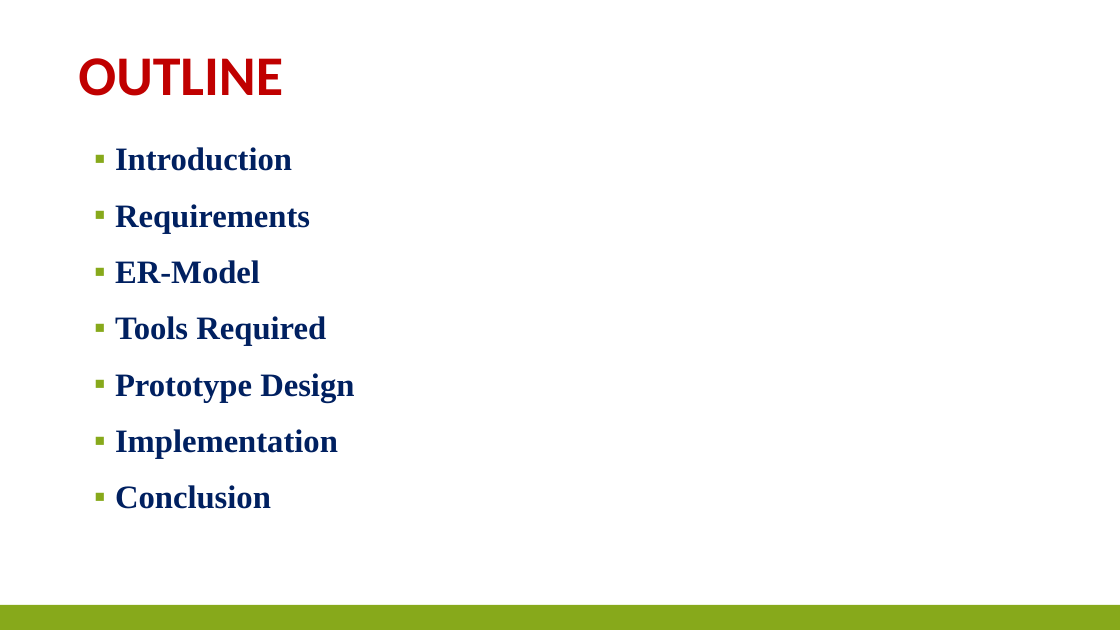
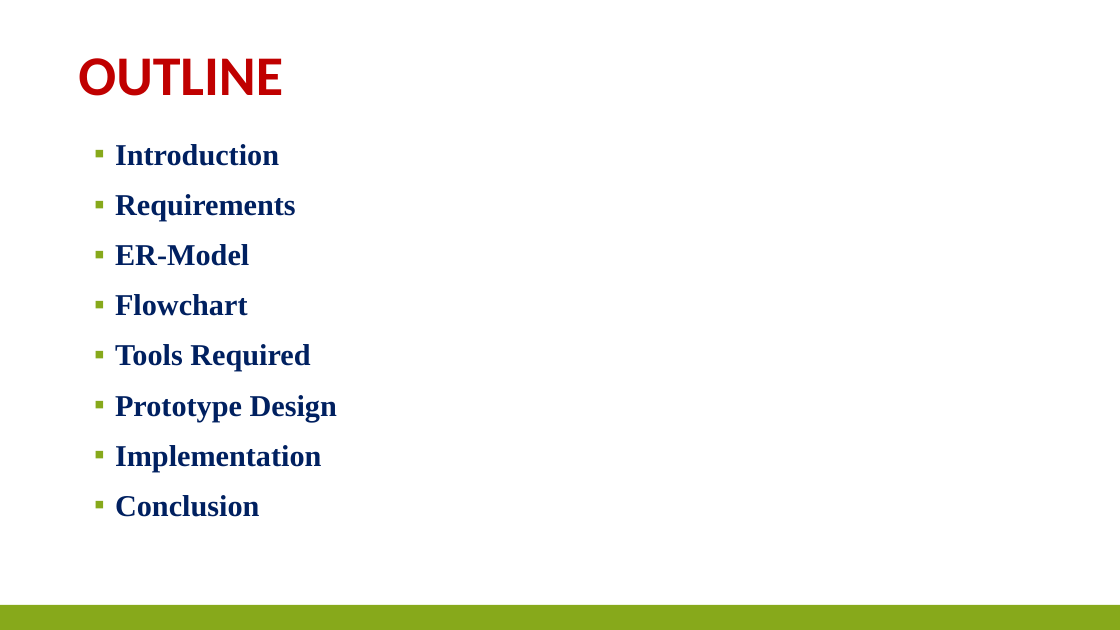
Before and after one commit to SahithyaVuppala/Inventory-System, a slide deck: slide 3 of InventorySystem-FinalPresentation.pptx. Drawn at 1120x630 pixels with LibreOffice and Linux fonts; fonts in the diff are those of the drawing. Boxes give left, top, right and bottom in pixels: in the first picture for what was removed or moved away, otherwise in the second. Text is boxed around its words. In the diff, an @@ line names an element or a change of style, - is before the commit and + after.

```diff
--- a/InventorySystem-FinalPresentation.pptx
+++ b/InventorySystem-FinalPresentation.pptx
@@ text at bbox=[115, 144, 337, 517]: size 28 to 25.9 pt; line spacing 0.9 to 0.8 @@
@@ text at bbox=[115, 294, 248, 316]: paragraph added @@
+▪ Flowchart
```
Also in this commit, not shown: 10 other slides changed, 1 slide added, 7 slides removed.
